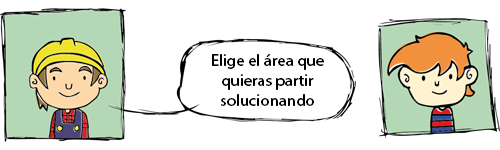
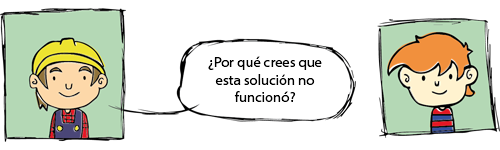
Before/after of a 500x150 layered artwork. What changed in the layer stack:
renamed "Elige el área que quieras partir solucionando" to "¿Por qué crees que esta solución no funcionó?", painted on it over (208, 54, 324, 106)
